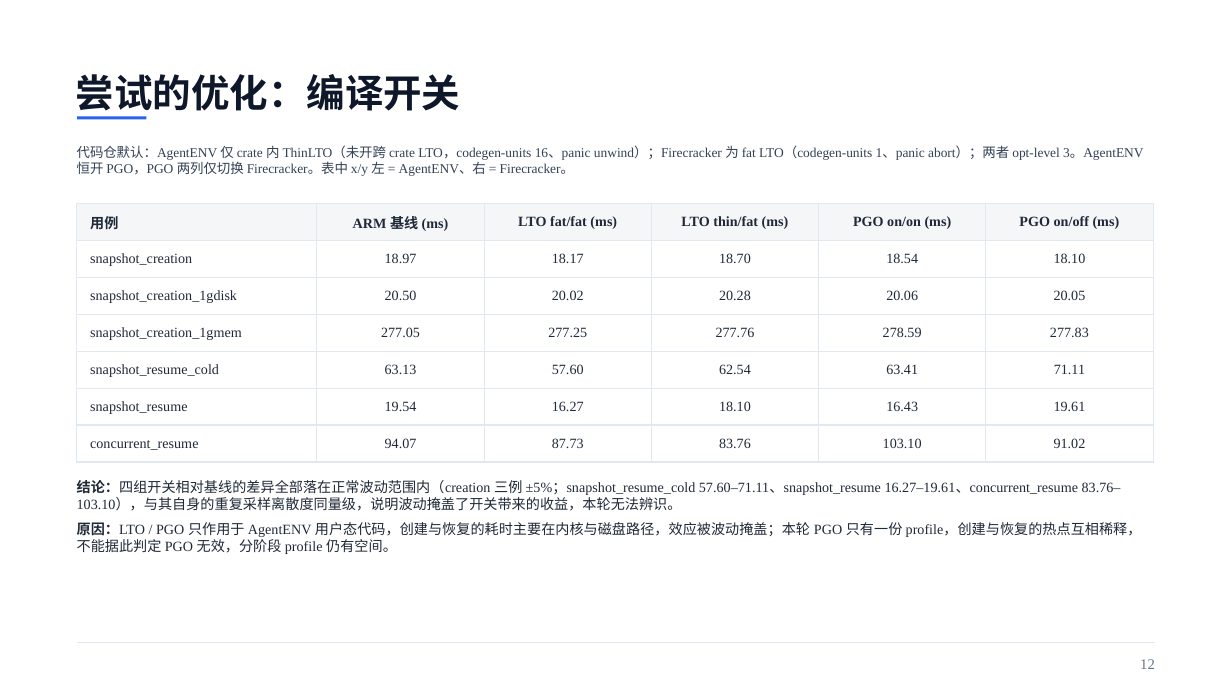
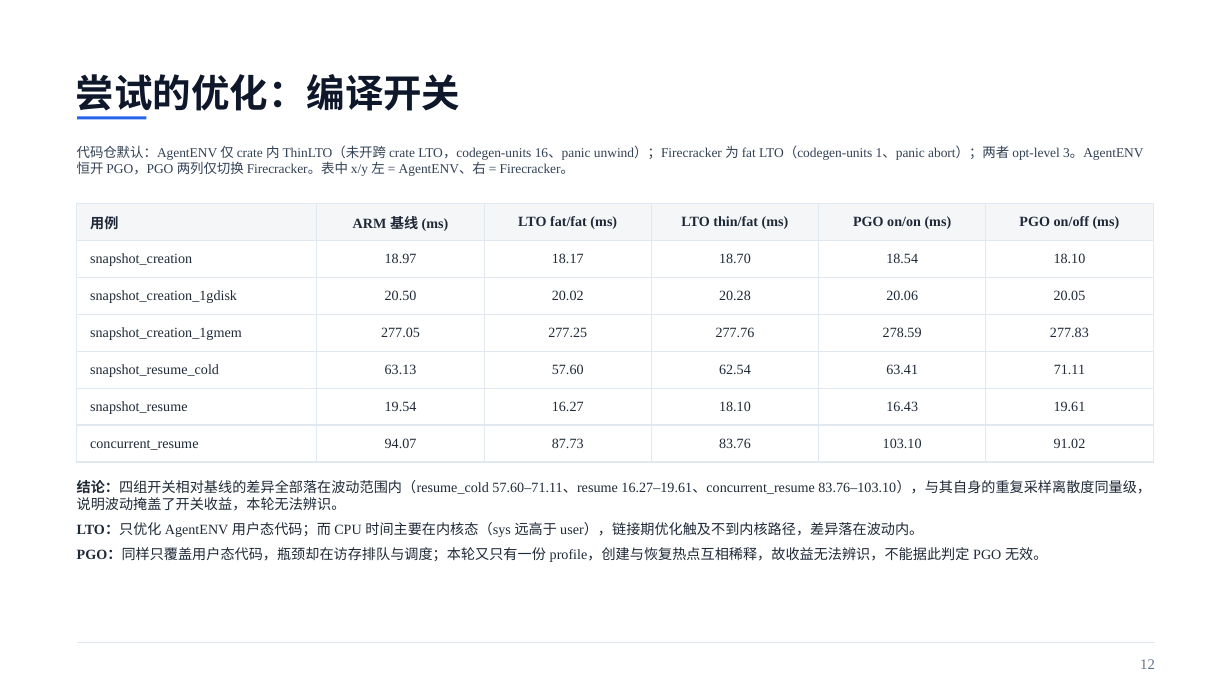
Before and after one commit to liushiqin-647/aenv, a slide deck: slide 12 of agentenv_20261102_polished.pptx. Drawn at 1232x693 pixels with LibreOffice and Linux fonts; fonts in the diff are those of the drawing. Boxes give left, top, right and bottom in pixels: in the first picture for what was removed or moved away, otherwise in the second. Text is boxed around its words. In the diff, an @@ line names an element or a change of style, - is before the commit and + after.

Commit message:
docs: 补回第 12、13 页优化失效原因
恢复 LTO/PGO 与三组编译补丁的具体原因，并与第 9–11 页瓶颈结论对齐；删除与表内数据矛盾的表述（磁盘并非普遍瓶颈、创建阶段读写比例）。

```diff
--- a/agentenv_20261102_polished.pptx
+++ b/agentenv_20261102_polished.pptx
@@ text at box(77, 480, 1151, 562): text changed @@
-结论：四组开关相对基线的差异全部落在正常波动范围内（creation 三例 ±5%；snapshot_resume_cold 57.60–71.11、snapshot_resume 16.27–19.61、concurrent_resume 83.76–103.10），与其自身的重复采样离散度同量级，说明波动掩盖了开关带来的收益，本轮无法辨识。
-原因：LTO / PGO 只作用于 AgentENV 用户态代码，创建与恢复的耗时主要在内核与磁盘路径，效应被波动掩盖；本轮 PGO 只有一份 profile，创建与恢复的热点互相稀释，不能据此判定 PGO 无效，分阶段 profile 仍有空间。
+结论：四组开关相对基线的差异全部落在波动范围内（resume_cold 57.60–71.11、resume 16.27–19.61、concurrent_resume 83.76–103.10），与其自身的重复采样离散度同量级，说明波动掩盖了开关收益，本轮无法辨识。
+LTO：只优化 AgentENV 用户态代码；而 CPU 时间主要在内核态（sys 远高于 user），链接期优化触及不到内核路径，差异落在波动内。
+PGO：同样只覆盖用户态代码，瓶颈却在访存排队与调度；本轮又只有一份 profile，创建与恢复热点互相稀释，故收益无法辨识，不能据此判定 PGO 无效。
```
Also in this commit, not shown: 1 other slide changed.
